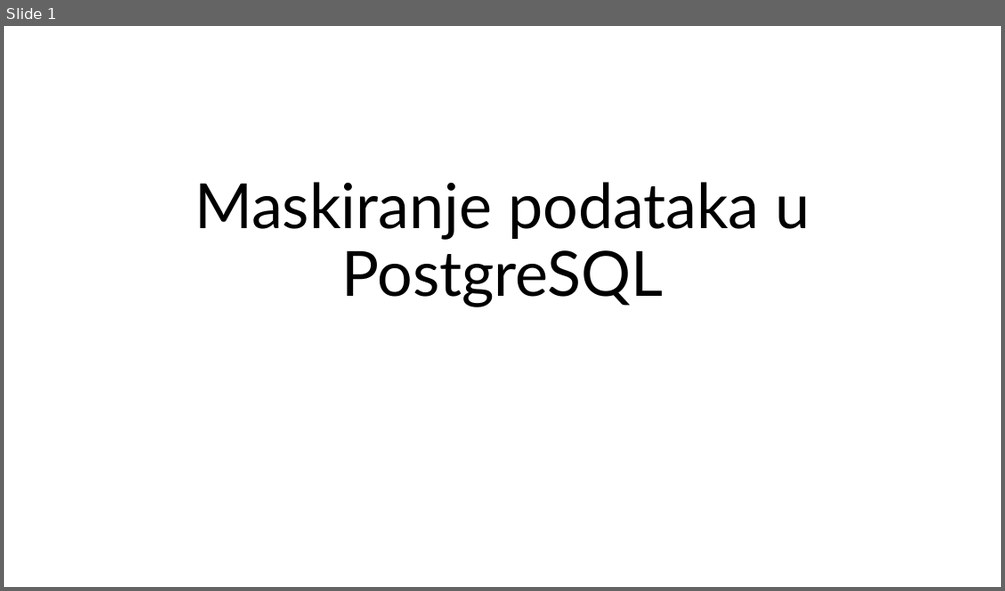
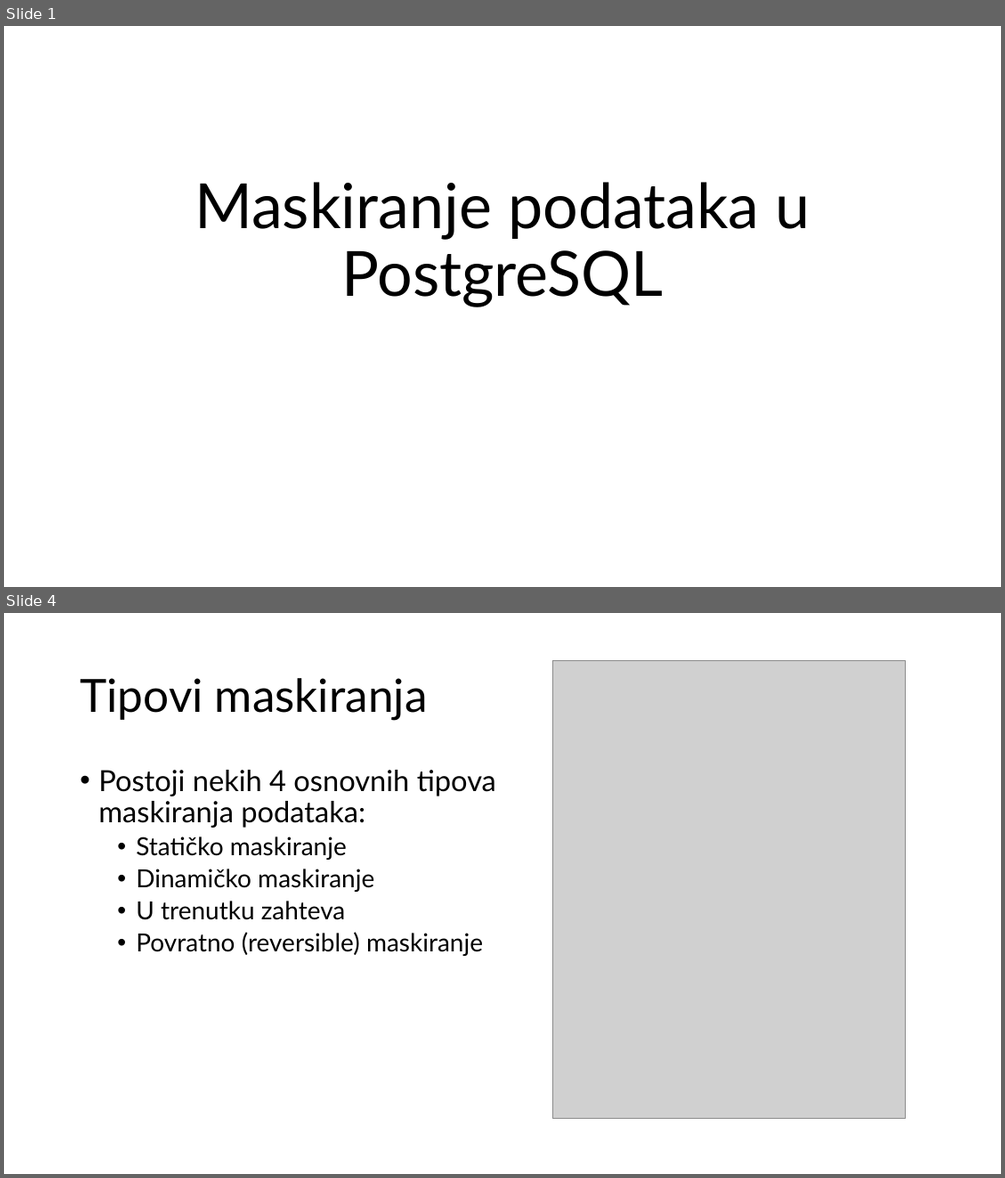
Before and after one commit to radisa-markovic/data-masking-postgres, a slide deck: Maskiranje podataka PostgreSQL.pptx. Shown one above the other, each under a label of ours: slide 1 before the commit, slides 1 and 4 after it; the slides between them are not shown. The pictures are 1005x591 and 1005x1178 pixels, drawn with LibreOffice and Linux fonts; fonts in the diff are those of the drawing; grey boxes stand for pictures. Boxes give left, top, right and bottom in pixels: in the first picture for what was removed or moved away, otherwise in the second. Text is boxed around its words. In the diff, an @@ line names an element or a change of style, - is before the commit and + after.

```diff
--- a/Maskiranje podataka PostgreSQL.pptx
+++ b/Maskiranje podataka PostgreSQL.pptx
@@ slide 4 added at (4, 613, 1001, 1174), background #FFFFFF @@
@@ picture added at (552, 661, 905, 1119) @@
@@ title added at (80, 678, 428, 720), 44 pt, text #000000 @@
+Tipovi maskiranja
@@ text added at (98, 770, 496, 956), 24 pt, text #000000 @@
+• Postoji nekih 4 osnovnih tipova maskiranja podataka:
+  • Statičko maskiranje
+  • Dinamičko maskiranje
+  • U trenutku zahteva
+  • Povratno (reversible) maskiranje
```
Also in this commit, not shown: 13 other slides added.
